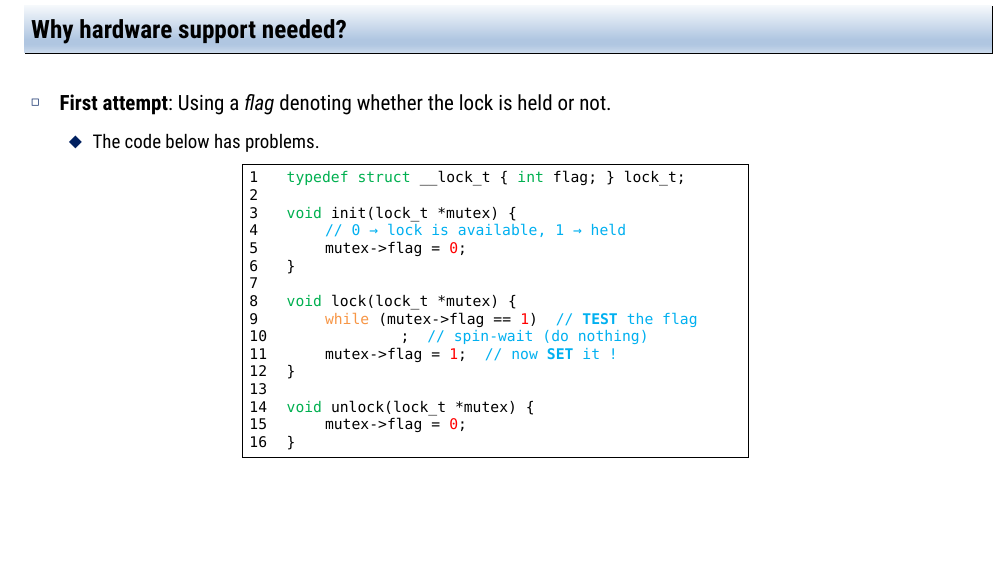
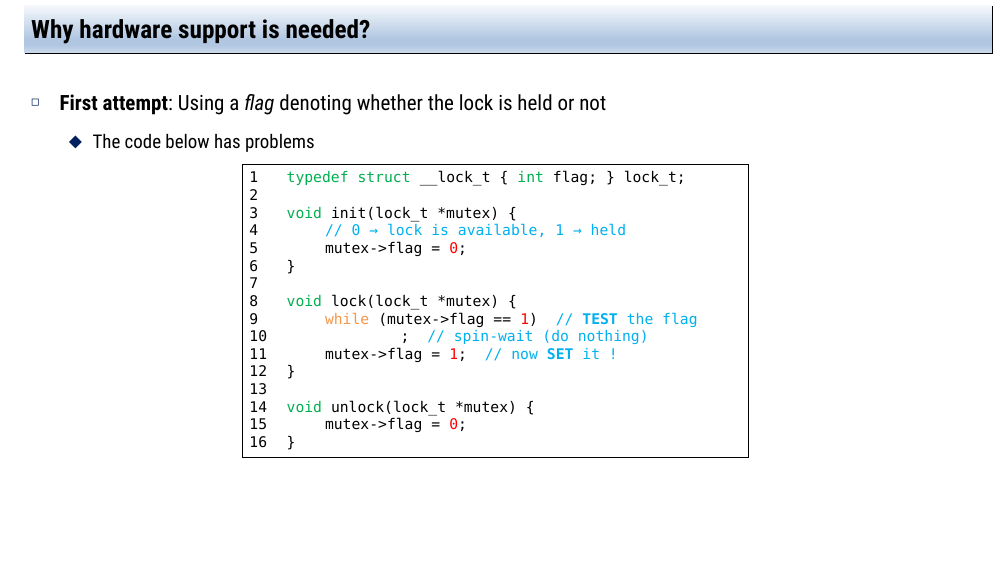
Before and after one commit to jachermocilla/extra-course-materials, a slide deck: slide 12 of cmsc125/ostep/slides/02.Concurrency/28.Locks.pptx. Drawn at 1008x567 pixels with LibreOffice and Linux fonts; fonts in the diff are those of the drawing. Boxes give left, top, right and bottom in pixels: in the first picture for what was removed or moved away, otherwise in the second. Text is boxed around its words. In the diff, an @@ line names an element or a change of style, - is before the commit and + after.

```diff
--- a/cmsc125/ostep/slides/02.Concurrency/28.Locks.pptx
+++ b/cmsc125/ostep/slides/02.Concurrency/28.Locks.pptx
@@ title at [31, 15, 371, 44]: text changed @@
-Why hardware support needed?
+Why hardware support is needed?
@@ text at [60, 94, 606, 152]: text changed @@
-◻ First attempt: Using a flag denoting whether the lock is held or not.
-  ⬥ The code below has problems.
+◻ First attempt: Using a flag denoting whether the lock is held or not
+  ⬥ The code below has problems
```
Also in this commit, not shown: 20 other slides changed, 3 other files.
